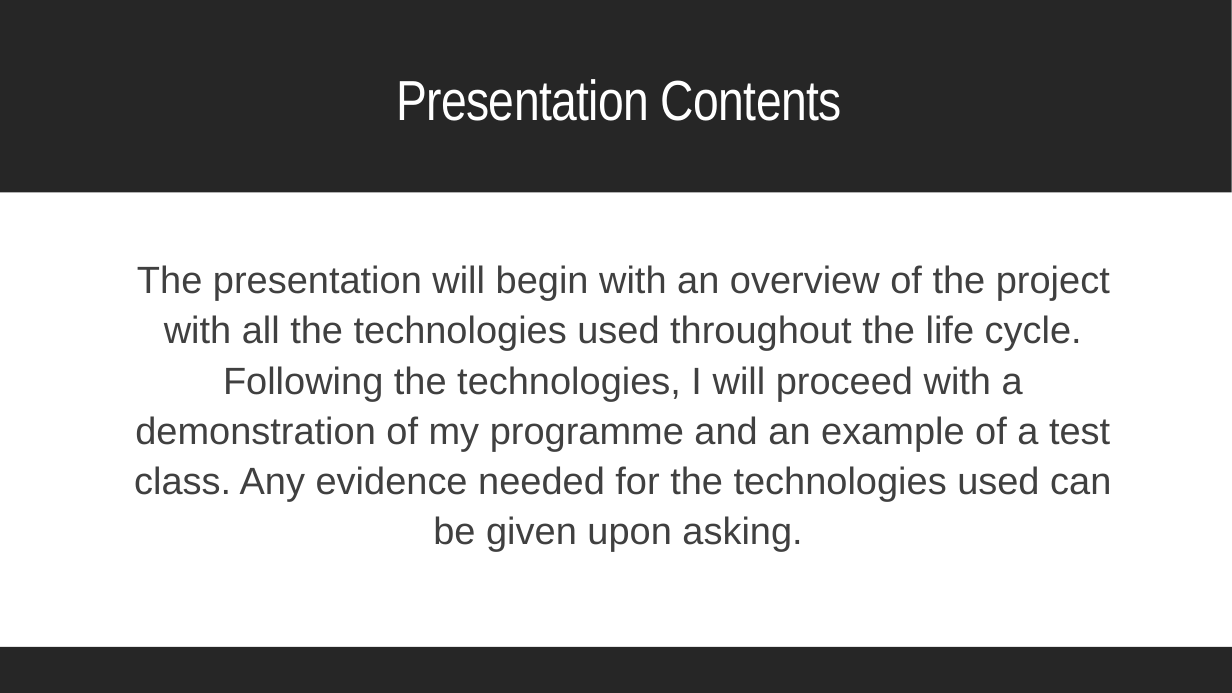
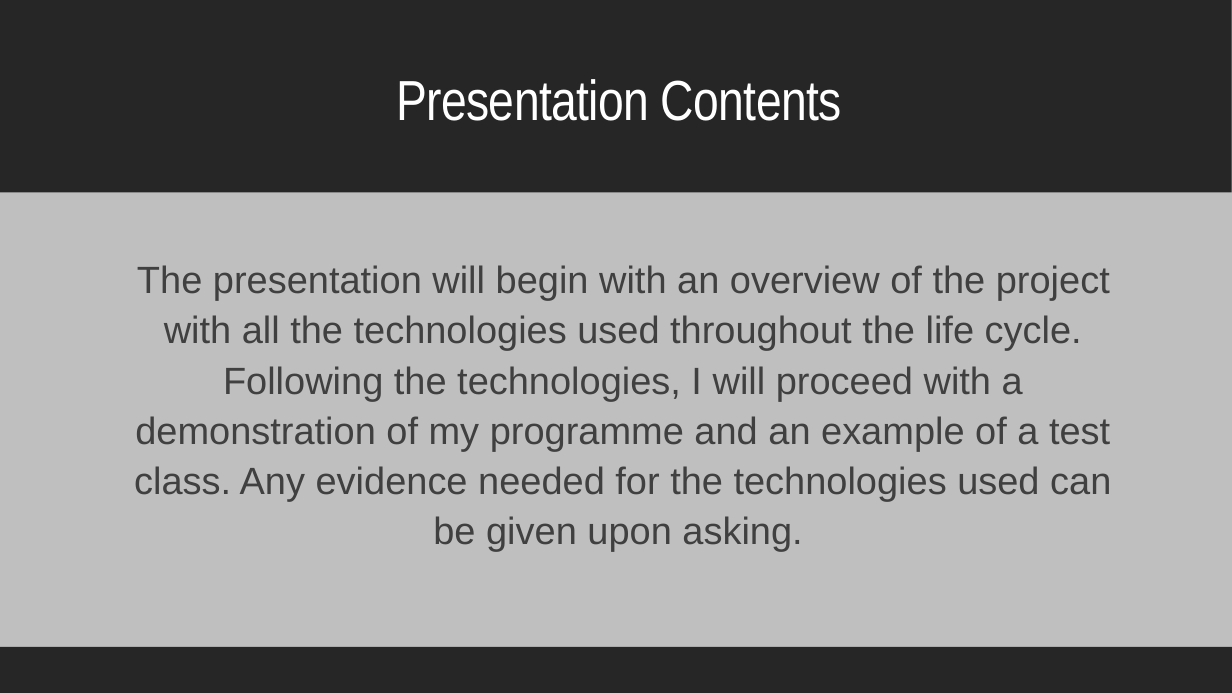
Before and after one commit to Arthurraffs/arthur-ims-project, a slide deck: slide 2 of ArthurIMS-presentation.pptx. Drawn at 1232x693 pixels with LibreOffice and Linux fonts; fonts in the diff are those of the drawing. Boxes give left, top, right and bottom in pixels: in the first picture for what was removed or moved away, otherwise in the second. Text is boxed around its words. In the diff, an @@ line names an element or a change of style, - is before the commit and + after.

```diff
--- a/ArthurIMS-presentation.pptx
+++ b/ArthurIMS-presentation.pptx
@@ background #FFFFFF to #BFBFBF @@
@@ rectangle at bbox=[0, 0, 1232, 693]: fill #FFFFFF to #BFBFBF @@
```
Also in this commit, not shown: 3 other slides changed, 1 slide added, 1 other file.
